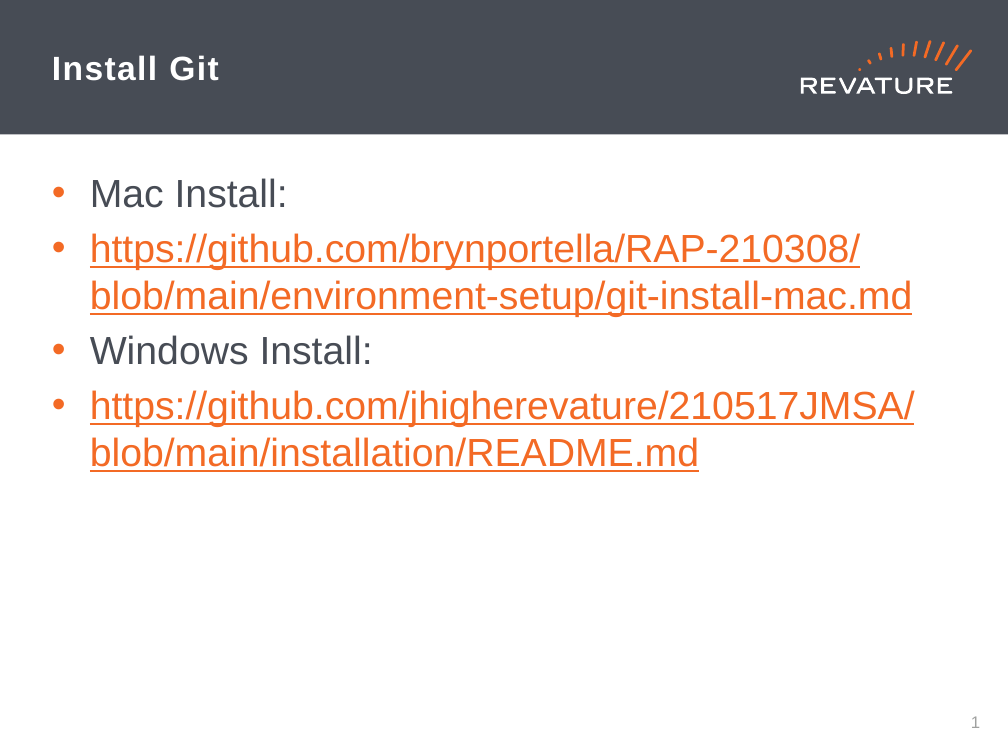
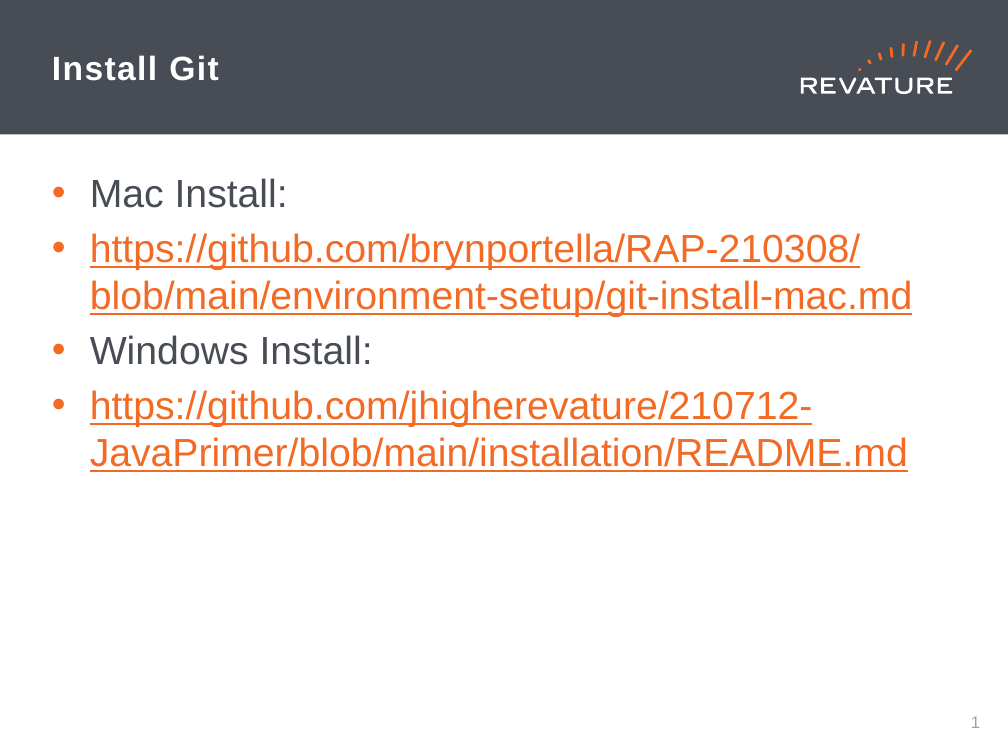
Before and after one commit to jhigherevature/210712-JavaPrimer, a slide deck: slide 2 of powerpoints/Day_1.pptx. Drawn at 1008x756 pixels with LibreOffice and Linux fonts; fonts in the diff are those of the drawing. Boxes give left, top, right and bottom in pixels: in the first picture for what was removed or moved away, otherwise in the second. Text is boxed around its words. In the diff, an @@ line names an element or a change of style, - is before the commit and + after.

Commit message:
Update to Day 1 PP

```diff
--- a/powerpoints/Day_1.pptx
+++ b/powerpoints/Day_1.pptx
@@ text at [90, 390, 908, 472]: text changed @@
-• https://github.com/jhigherevature/210517JMSA/blob/main/installation/README.md
+• https://github.com/jhigherevature/210712-JavaPrimer/blob/main/installation/README.md
```
